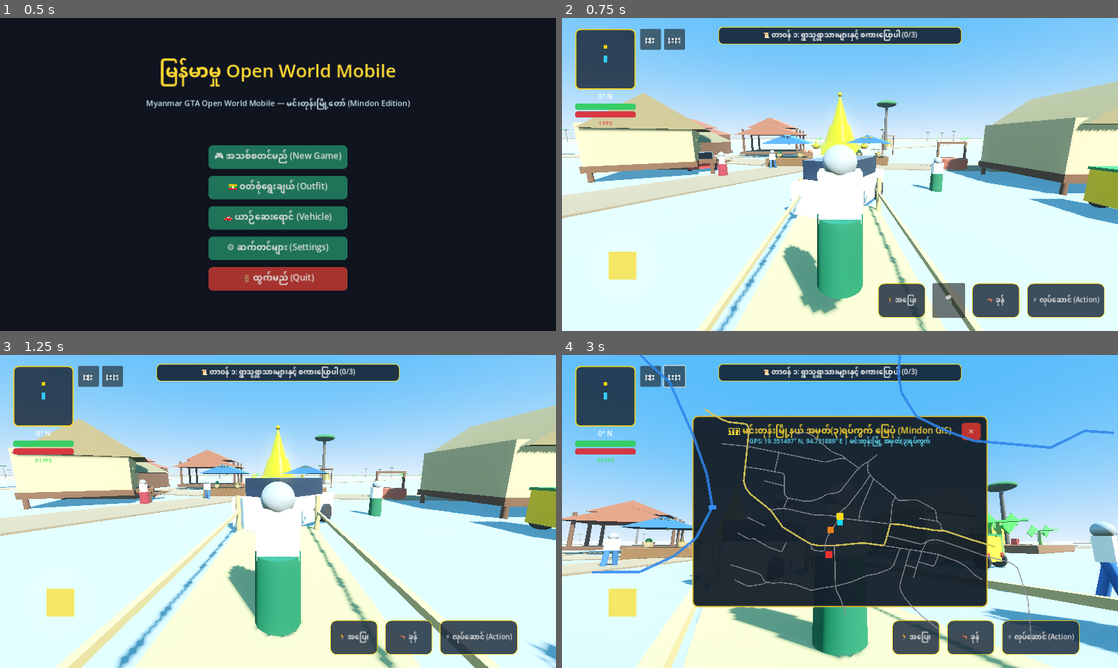
Above: before the commit, frames 1-4 (two rows, left to right).
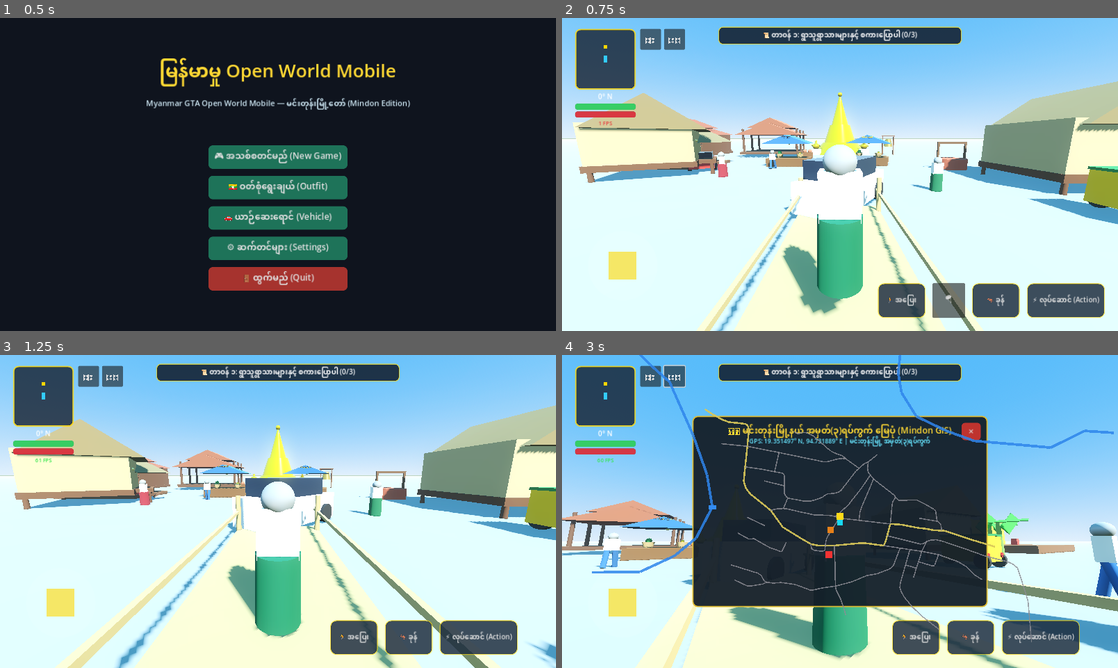
Above: after the commit, the same moments.

Repository: sudohlaingwin/gta-open-world
Game: Godot game, scene res://scenes/main_menu.tscn
Same seed, same stepped clock (60 frames per second), same inputs: the game is played once before the commit and once after it.
Inputs (mouse positions are in pixels of both pictures, inside the frame that each line leads up to):
- Up to frame 1 (0.5 s): no input
- Up to frame 2 (0.75 s): click "🎮 အသစ်စတင်မည် (New Game)" at 0.5 s
- Up to frame 3 (1.25 s): no input
- Up to frame 4 (3 s): click "🗺️" at 1.25 s; click "⏸️" at 2 s; drag from (628, 611) to (895, 442) at 2.77 s

Frame 1 is identical in both runs. In frame 2, 3.0% of the frame differs, in the area x 0-80%, y 26-64%; in frame 3, 2.4%; in frame 4, 1.3%.
Error before the commit: Invalid assignment of property or key 'top_radius' with value of type 'float' on a base object of type 'CylinderShape3D'. (res://scripts/mindon_map_builder.gd:…
Error after the commit: Parse Error: There is already a variable named "zayat" declared in this scope. (res://scripts/mindon_map_builder.gd:644)

Commit message:
Slice 116: Integrate rest house (Zayat) and festival stage into Mindon Ward 3

Diff:
--- a/scripts/mindon_map_builder.gd
+++ b/scripts/mindon_map_builder.gd
@@ -9,6 +9,7 @@
 const PALM_SCENE = preload("res://scenes/toddy_palm.tscn")
 const BANANA_SCENE = preload("res://scenes/banana_plant.tscn")
 const ZAYAT_SCENE = preload("res://scenes/myanmar_zayat.tscn")
+const FESTIVAL_SCENE = preload("res://scenes/festival_ground.tscn")
 const POT_SCENE = preload("res://scenes/water_pot_stand.tscn")
 const WELL_SCENE = preload("res://scenes/village_well.tscn")
 const VILLAGE_GATE_SCENE = preload("res://scenes/village_gate.tscn")
@@ -638,3 +639,17 @@
 	well_communal.name = "MindonVillageWell"
 	amenities_holder.add_child(well_communal)
 	well_communal.global_position = Vector3(-120.0, 0.0, 186.0)
+
+	# Traditional Teakwood Wayfarer Rest House (ဓမ္မာရုံ / ဇရပ်) near Pagoda base
+	var zayat = ZAYAT_SCENE.instantiate()
+	zayat.name = "MindonPagodaZayat"
+	amenities_holder.add_child(zayat)
+	zayat.global_position = Vector3(-85.0, 0.0, 168.0)
+	zayat.rotation.y = deg_to_rad(-25.0)
+
+	# Village Traditional Zat Pwe / Festival Stage (ရိုးရာပွဲတော်နှင့် ဇာတ်စင်ကြီး)
+	var stage = FESTIVAL_SCENE.instantiate()
+	stage.name = "MindonFestivalStage"
+	amenities_holder.add_child(stage)
+	stage.global_position = Vector3(-70.0, 0.0, 135.0)
+	stage.rotation.y = deg_to_rad(15.0)
Not shown, changed: COLLAB.md
